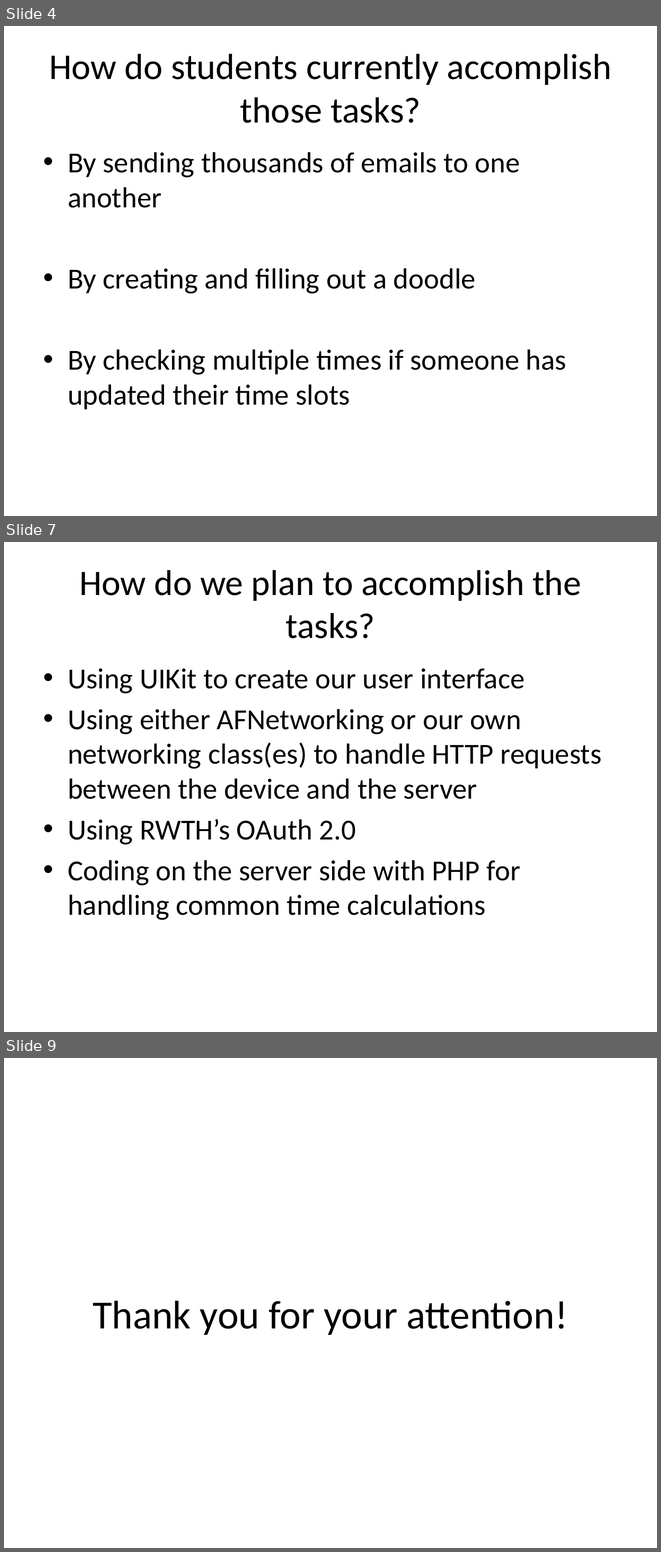
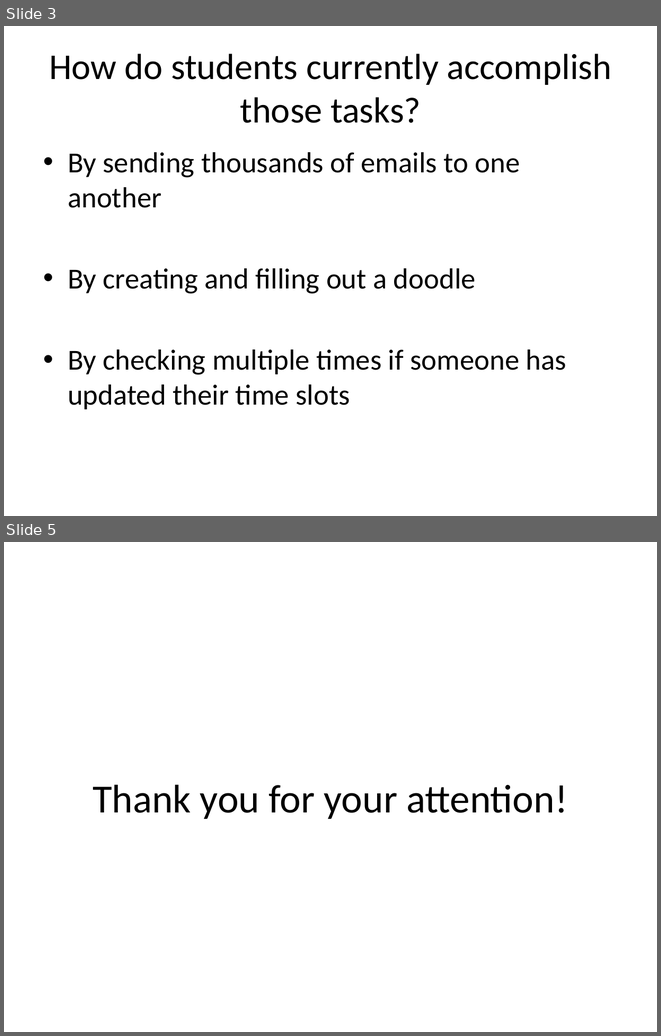
Before and after one commit to mremad/RWTH-iPhone-Project, a slide deck: Presentation.pptx. Shown one above the other, each under a label of ours: slides 4, 7 and 9 before the commit, slides 3 and 5 after it; the slides between them are not shown. The pictures are 661x1552 and 661x1036 pixels, drawn with LibreOffice and Linux fonts; fonts in the diff are those of the drawing. Boxes give left, top, right and bottom in pixels: in the first picture for what was removed or moved away, otherwise in the second. Text is boxed around its words. In the diff, an @@ line names an element or a change of style, - is before the commit and + after.

```diff
--- a/Presentation.pptx
+++ b/Presentation.pptx
@@ slide 7 removed at [4, 542, 657, 1032], background #FFFFFF @@
@@ title removed at [79, 570, 581, 638] @@
-How do we plan to accomplish the tasks?
@@ text removed at [68, 668, 602, 920] @@
-• Using UIKit to create our user interface
-• Using either AFNetworking or our own networking class(es) to handle HTTP requests between the device and the server
-• Using RWTH’s OAuth 2.0
-• Coding on the server side with PHP for handling common time calculations
@@ what was slide 4 is now slide 3 @@
@@ what was slide 9 is now slide 5 @@
```
Also in this commit, not shown: 1 slide changed, 1 slide added, 4 other slides removed.
